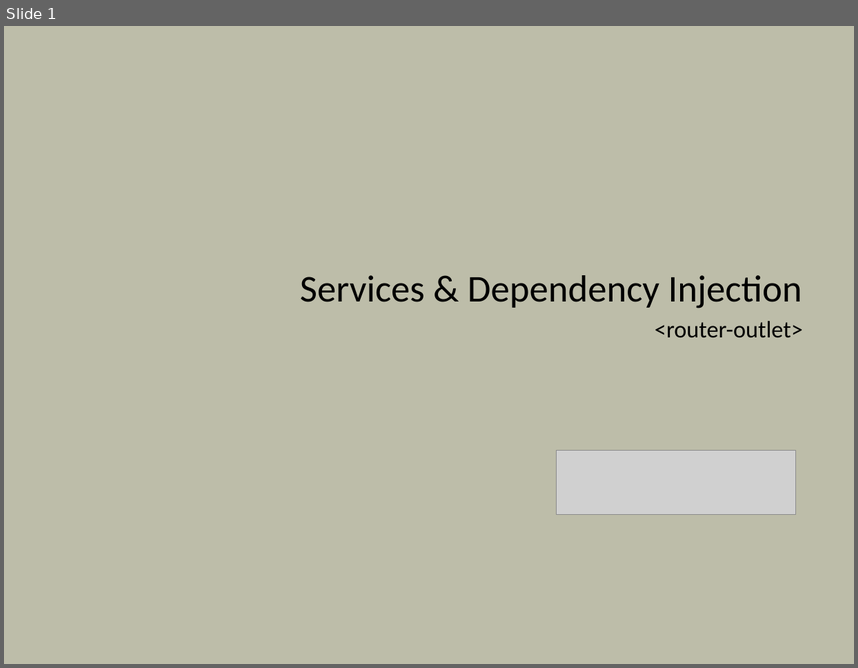
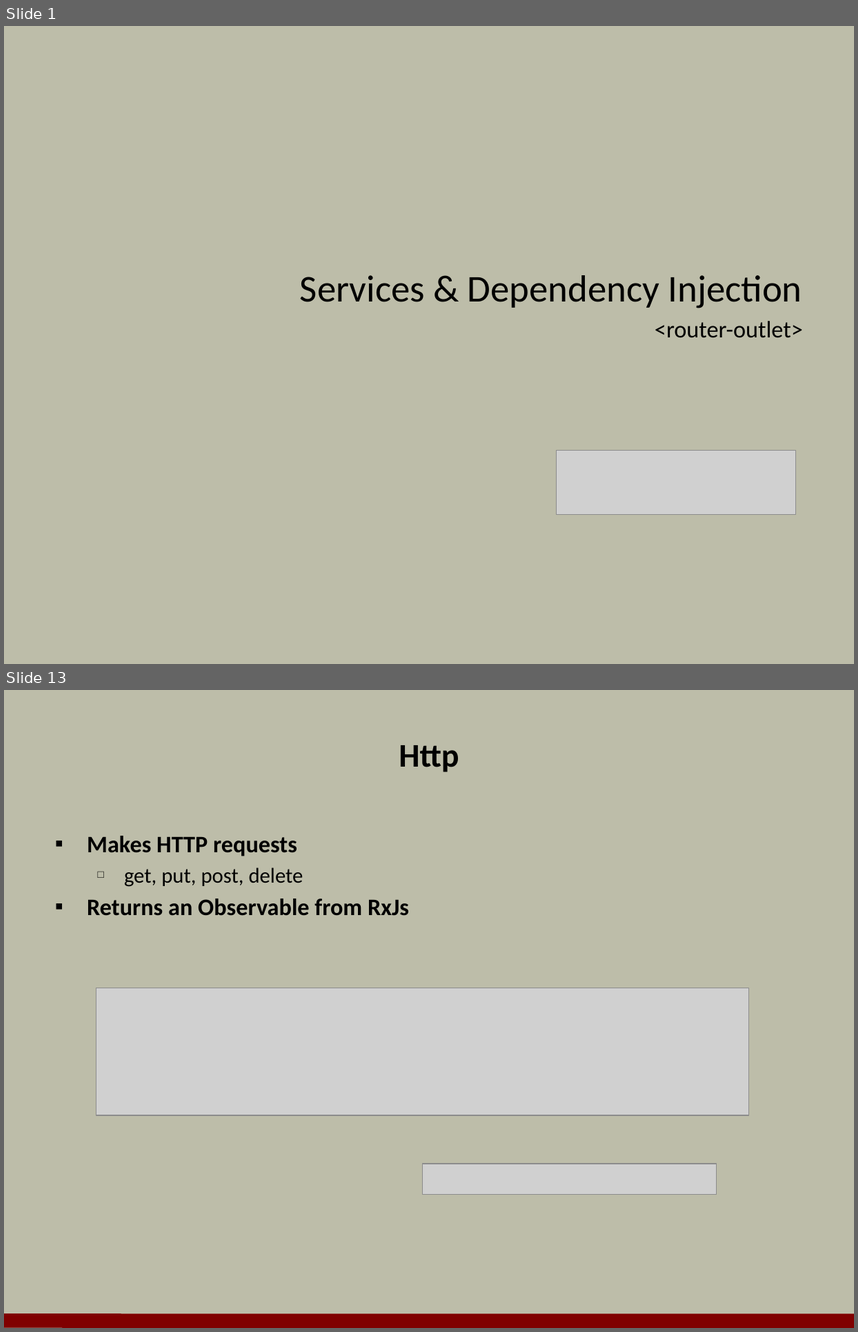
Before and after one commit to OdeToCode/classes, a slide deck: angular2/slides/04_Services_DI.pptx. Shown one above the other, each under a label of ours: slide 1 before the commit, slides 1 and 13 after it; the slides between them are not shown. The pictures are 858x668 and 858x1332 pixels, drawn with LibreOffice and Linux fonts; fonts in the diff are those of the drawing; grey boxes stand for pictures; background and template pictures are left out. Boxes give left, top, right and bottom in pixels: in the first picture for what was removed or moved away, otherwise in the second. Text is boxed around its words. In the diff, an @@ line names an element or a change of style, - is before the commit and + after.

```diff
--- a/angular2/slides/04_Services_DI.pptx
+++ b/angular2/slides/04_Services_DI.pptx
@@ slide 13 added at (4,690,854,1328), background #BDBDA9 @@
@@ title added at (399,745,459,772), 28 pt, text #000000, bold @@
+Http
@@ text added at (87,836,409,916), 20 pt, text #000000, bold @@
+▪ Makes HTTP requests
+  □ get, put, post, delete
+▪ Returns an Observable from RxJs
@@ picture added at (96,987,749,1115) @@
@@ picture added at (422,1163,716,1194) @@
@@ line added from (4, 1320) to (854, 1321), #800000 12 pt @@
```
Also in this commit, not shown: 16 other slides added, 1 other file.
